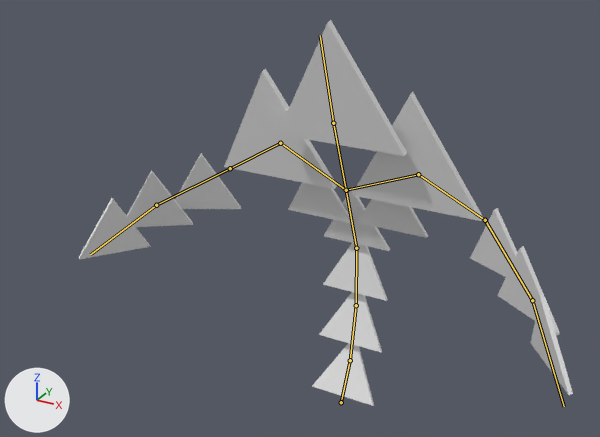
The Blender file models/fire_elemental.blend: old version first, new version second.
Both versions are drawn from a camera (50 mm lens) standing at (8.71, -18.33, 14.79) and looking at (-0.22, -2.11, 6.67). The axes (+X, +Y, +Z) are drawn at lower left. The lights are the same throughout. The bones that bend it are drawn over the model as lines.
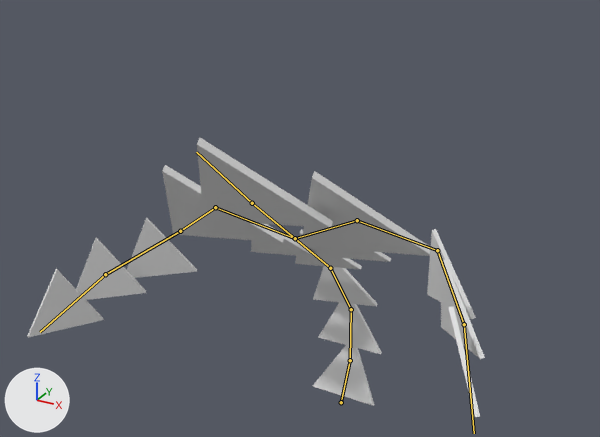
The newer file adds an action. The first version stands in its rest pose; the second is drawn at frame 20 of the action 'Run'.

Changed parts and their boxes [x1, y1, x2, y2] in the pictures (600 x 437 px):
```json
{"object": "Plane", "change": "posed", "before": [78, 20, 573, 406], "after": [27, 138, 485, 417], "on screen": "7% narrower, 28% shorter"}
{"bone": "Bone.001", "before": "(350, 360) to (356, 305)", "after": "(350, 360) to (351, 309)"}
{"bone": "Bone.002", "before": "(356, 305) to (356, 248)", "after": "(351, 309) to (330, 268)"}
{"bone": "Bone.008", "before": "(485, 220) to (532, 300)", "after": "(437, 250) to (464, 324)"}
{"bone": "Bone.012", "before": "(230, 168) to (156, 205)", "after": "(180, 231) to (105, 274)"}
```

The change, as JSON lines over the scene's bpy script:
```json
{"block": "bone_bone_001", "where": "bone_bone_001 = bpy.data.objects['Armature'].pose.bones['Bone.001']  # child of 'Bone'"}
{"op": "set", "path": "bone_bone_001.rotation_quaternion", "old": "(1.0, 0.0, 0.0, 0.0)", "new": "(0.996, 0.09, 0.0, 0.0)", "note": "degrees (0, 0, 0) -> degrees (10, 0, 0)"}
{"block": "bone_bone_002", "where": "bone_bone_002 = bpy.data.objects['Armature'].pose.bones['Bone.002']  # child of 'Bone.001'"}
{"op": "set", "path": "bone_bone_002.rotation_quaternion", "old": "(1.0, 0.0, 0.0, 0.0)", "new": "(0.989, 0.129, 0.026, 0.073)", "note": "degrees (0, 0, 0) -> degrees (15, 2, 9)"}
{"block": "bone_bone_008", "where": "bone_bone_008 = bpy.data.objects['Armature'].pose.bones['Bone.008']  # child of 'Bone.007'"}
{"op": "set", "path": "bone_bone_008.rotation_quaternion", "old": "(1.0, 0.0, 0.0, 0.0)", "new": "(0.947, 0.21, -0.14, 0.199)", "note": "degrees (0, 0, 0) -> degrees (21, -20, 20)"}
{"block": "bone_bone_012", "where": "bone_bone_012 = bpy.data.objects['Armature'].pose.bones['Bone.012']  # child of 'Bone.011'"}
{"op": "set", "path": "bone_bone_012.rotation_quaternion", "old": "(1.0, 0.0, 0.0, 0.0)", "new": "(0.966, 0.09, 0.155, -0.186)", "note": "degrees (0, 0, 0) -> degrees (7, 19, -21)"}
```
